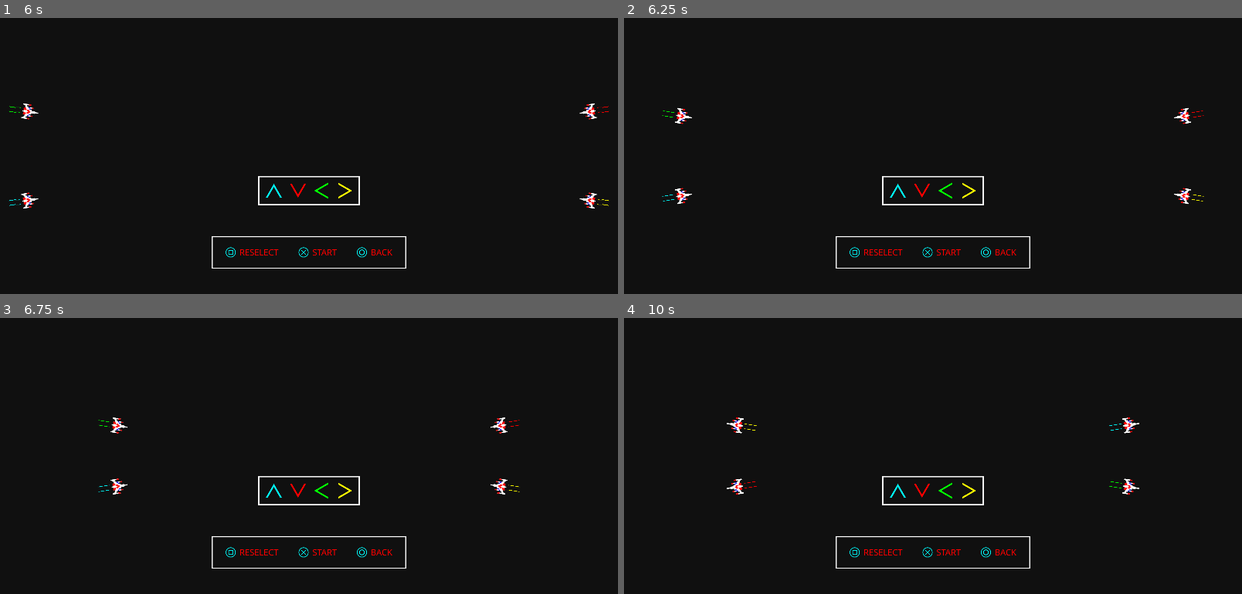
Above: before the commit, frames 1-4 (two rows, left to right).
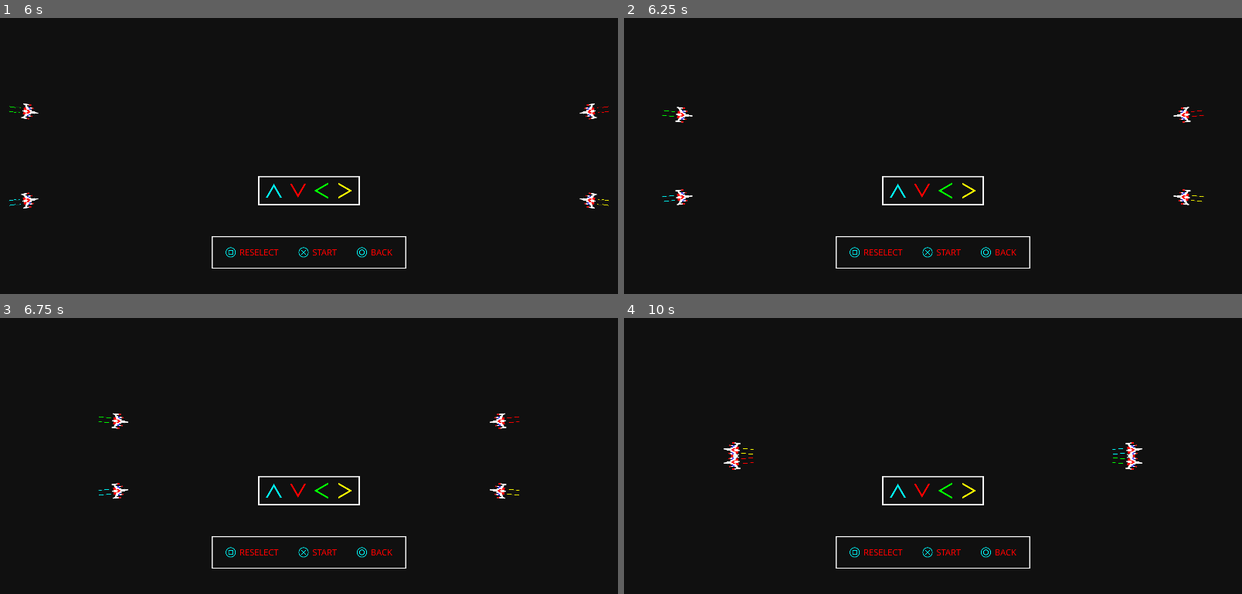
Above: after the commit, the same moments.

Repository: ashmeet28/the-space-combat-game
Game: Godot game, scene res://Stages/MainMenu/main_menu.tscn
Same seed, same stepped clock (60 frames per second), same inputs: the game is played once before the commit and once after it.
Inputs (mouse positions are in pixels of both pictures, inside the frame that each line leads up to):
- Up to frame 1 (6 s): move the mouse to (444, 139) at 0.52 s; click (444, 139) at 0.67 s; move the mouse to (185, 172) at 1.27 s; click (185, 172) at 1.42 s; move the mouse to (370, 78) at 2.02 s; click (370, 78) at 2.17 s; move the mouse to (278, 225) at 2.77 s; click (278, 225) at 2.92 s; move the mouse to (494, 208) at 3.52 s; click (494, 208) at 3.67 s; move the mouse to (123, 103) at 4.27 s; click (123, 103) at 4.42 s; tap Enter at 5 s; move the mouse to (339, 156) at 5.02 s; click (339, 156) at 5.17 s; tap Space at 5.75 s; move the mouse to (216, 70) at 5.77 s; click (216, 70) at 5.92 s
- Up to frame 2 (6.25 s): no input
- Up to frame 3 (6.75 s): move the mouse to (444, 439) at 6.52 s; click (444, 439) at 6.67 s
- Up to frame 4 (10 s): move the mouse to (809, 472) at 7.27 s; click (809, 472) at 7.42 s; move the mouse to (994, 378) at 8.02 s; click (994, 378) at 8.17 s; move the mouse to (902, 525) at 8.77 s; click (902, 525) at 8.92 s; move the mouse to (1118, 508) at 9.52 s; click (1118, 508) at 9.67 s

Frame 1 is identical in both runs. In frame 2, 0.4% of the frame differs, in the area x 6-94%, y 32-68%; in frame 3, 0.5%; in frame 4, 0.7%, in the area x 16-84%, y 36-64%.

Commit message:
Code cleanup and starting fight now

Diff:
--- a/Entities/Spaceship/spaceship.gd
+++ b/Entities/Spaceship/spaceship.gd
@@ -5,7 +5,8 @@
 
 var ship_rotation_speed_while_firing_bullets = PI/6
 
-var ship_controller_is_connected= false
+var ship_controller_is_connected = false
+var ship_controller_is_assignment_done = false
 var ship_controller_device
 var ship_controller_mapping
 
@@ -21,6 +22,8 @@
 var ship_playground
 var ship_bullet_cooldown_time_left = 0.0
 var ship_bullet_cooldown_time = 0.03 # Bullet length / (Bullet speed - Spaceship speed)
+var ship_bullet_decreased_rotation_speed_time_left = 0.0
+var ship_bullet_decreased_rotation_speed_time = 0.1
 
 var ship_space_mine_cooldown_time_left = 0.0
 var ship_space_mine_cooldown_time = 0.3
@@ -51,7 +54,7 @@
 	if (jv.length() > 0.2):
 		var d =  Vector2.UP.rotated(rotation).cross(jv.normalized())
 		var s = ship_default_rotation_speed
-		if ship_bullet_cooldown_time_left > 0:
+		if ship_bullet_decreased_rotation_speed_time_left > 0:
 			s = ship_rotation_speed_while_firing_bullets
 
 		if abs(d) < 0.05:
@@ -69,6 +72,7 @@
 	bullet.rotation =  rotation
 	ship_playground.add_child(bullet)
 	ship_bullet_cooldown_time_left = ship_bullet_cooldown_time
+	ship_bullet_decreased_rotation_speed_time_left = ship_bullet_decreased_rotation_speed_time
 
 func playground_add_space_mine(_delta: float):
 	if ship_space_mine_cooldown_time_left > 0:
@@ -93,7 +97,8 @@
 	ship_playground.add_child(missile_trail)
 	ship_missile_cooldown_time_left = ship_missile_cooldown_time
 	var missile_possible_target =  $RayCast2D.get_collider()
-	if is_instance_valid(missile_possible_target) && missile_possible_target.is_in_group("Spaceship"):
+	if (is_instance_valid(missile_possible_target) and
+		missile_possible_target.is_in_group("Spaceship")):
 		missile.missile_target = missile_possible_target
 
 
@@ -105,31 +110,26 @@
 		(position.x < 0) or (position.y < 0)):
 		ship_is_returning_to_playground = true
 
+
 	if ship_is_returning_to_playground:
 		handle_return_to_playground(delta)
+		position +=  Vector2.UP.rotated(rotation) * ship_default_speed * delta
+
 		if ((position.x < PLAYGROUND_WIDTH - PLAYGROUND_RETURN_MARGIN) and
 			(position.y < PLAYGROUND_HEIGHT - PLAYGROUND_RETURN_MARGIN) and
 			(position.x > PLAYGROUND_RETURN_MARGIN) and
 			(position.y > PLAYGROUND_RETURN_MARGIN)):
 			ship_is_returning_to_playground = false
+
 	elif ship_controller_is_connected:
 		handle_controller_joy_axis_input(delta)
+		position +=  Vector2.UP.rotated(rotation) * ship_default_speed * delta
 
-	position +=  Vector2.UP.rotated(rotation) * ship_default_speed * delta
-
-	if ship_bullet_cooldown_time_left > 0:
-		ship_bullet_cooldown_time_left -= delta
-	if ship_space_mine_cooldown_time_left > 0:
-		ship_space_mine_cooldown_time_left -= delta
-	if ship_missile_cooldown_time_left > 0:
-		ship_missile_cooldown_time_left -= delta
-
-	if ship_controller_is_connected:
 		if Input.is_joy_button_pressed(ship_controller_device,
 		 	ship_controller_mapping["button_back"]):
 			get_tree().quit(0)
 
-		if not ship_is_returning_to_playground:
+		if ship_controller_is_assignment_done:
 			if Input.is_joy_button_pressed(ship_controller_device,
 				ship_controller_mapping["button_a"]):
 				playground_add_bullet(delta)
@@ -140,9 +140,21 @@
 				ship_controller_mapping["button_x"]):
 				playground_add_missile(delta)
 
-		if not Input.is_joy_button_pressed(ship_controller_device,
-				ship_controller_mapping["button_x"]):
-				ship_missile_is_in_chamber = true
+			if not Input.is_joy_button_pressed(ship_controller_device,
+					ship_controller_mapping["button_x"]):
+					ship_missile_is_in_chamber = true
+	else:
+		position +=  Vector2.UP.rotated(rotation) * ship_default_speed * delta
+
+	if ship_bullet_cooldown_time_left > 0:
+		ship_bullet_cooldown_time_left -= delta
+	if ship_bullet_decreased_rotation_speed_time_left > 0:
+		ship_bullet_decreased_rotation_speed_time_left -= delta
+	if ship_space_mine_cooldown_time_left > 0:
+		ship_space_mine_cooldown_time_left -= delta
+	if ship_missile_cooldown_time_left > 0:
+		ship_missile_cooldown_time_left -= delta
+
 
 	for a in get_overlapping_areas():
 		if a.is_queued_for_deletion():
--- a/Stages/Playground/playground.gd
+++ b/Stages/Playground/playground.gd
@@ -38,6 +38,8 @@
 var spaceship_green
 var spaceship_aqua
 var spaceships
+
+var is_controller_assignment_done = false
 
 func spaceship_add_new(spaceship_template):
 	var spaceship = preload("res://Entities/Spaceship/spaceship.tscn").instantiate()
@@ -167,9 +169,23 @@
 			if Input.is_joy_button_pressed(d, GameSettings.controller_mapping["button_x"]):
 				disconnect_controller_from_spaceship.call(d)
 
+			if Input.is_joy_button_pressed(d, GameSettings.controller_mapping["button_a"]):
+				var total_controller_connected = 0
+				for ship in spaceships:
+					if ship.ship_controller_is_connected:
+						total_controller_connected += 1
+				if total_controller_connected > 0:
+					for ship in spaceships:
+						ship.ship_controller_is_assignment_done = true
+						$SpaceshipSelectorActions.queue_free()
+						$SpaceshipSelectorArrows.queue_free()
+					is_controller_assignment_done = true
+
+
 
 func _physics_process(delta: float) -> void:
-	handle_controller_assignment(delta)
+	if not is_controller_assignment_done:
+		handle_controller_assignment(delta)
 
 
 # Overlapping areas collision connections:
